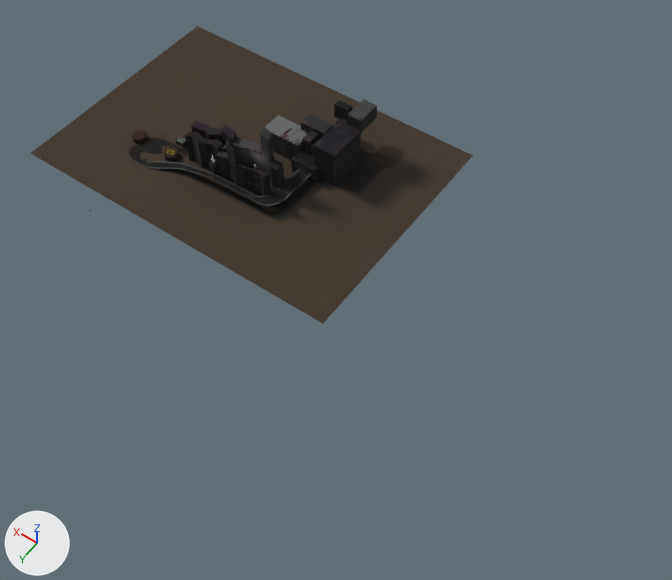
Before and after pictures for a commit that changed the OBJ model Game/media/mesh/circuit/circuit.obj.
Rendered twice from a camera (50 mm lens) standing at (-11256.0, 11412.0, 16157.0) and looking at (-3186.0, 113.0, -1598.0). Every picture has the same lights, and +X, +Y and +Z are marked at lower left. Where no turn or scale is listed for an object, it has been applied to the vertices. Vertices at the same position are counted once.

Script lines for the objects in view, before the commit:
```python
me_edificiosfondo_001_cube_003 = bpy.data.meshes.new('EdificiosFondo.001_Cube.003')
me_edificiosfondo_001_cube_003.from_pydata(...)  # 40 vertices, 60 faces; spans x -1879.0..-873.0, y -3456.0..-1651.0, z -342.0..1013.0
me_edificiosfondo_001_cube_003.materials.append(mat_materialediffondo)
me_pistabordillo_beziercurve_003_cubeziercurve_003 = bpy.data.meshes.new('PistaBordillo_BezierCurve.003_CUBezierCurve.003')
me_pistabordillo_beziercurve_003_cubeziercurve_003.from_pydata(...)  # 1511 vertices, 2681 faces, 1 loose edge; spans x -1328.0..3123.0, y -1536.0..560.0, z -290.0..8.0
me_pistabordillo_beziercurve_003_cubeziercurve_003.materials.append(mat_material_005)  # picture img_pistabaked_png
me_planocarretera_plane = bpy.data.meshes.new('PlanoCarretera_Plane')
me_planocarretera_plane.from_pydata(...)  # 4 vertices, 2 faces; spans x -4094.0..5047.0, y -4566.0..1870.0, z -286.0
me_planocarretera_plane.materials.append(mat_material_001)
# before: 0 (5047.0, 1870.0, -286.0) at pixel (30, 153), 1 (-4094.0, -4566.0, -286.0) at pixel (473, 155), 2 (5047.0, -4566.0, -286.0) at pixel (197, 26), 3 (-4094.0, 1870.0, -286.0) at pixel (323, 323)
ob_edificiosfondo_001_cube_003 = bpy.data.objects.new('EdificiosFondo.001_Cube.003', me_edificiosfondo_001_cube_003)
ob_edificiosfondo_001_cube_003.location = (0.0, 0.0, 0.0)
ob_pistabordillo_beziercurve_003_cubeziercurve_003 = bpy.data.objects.new('PistaBordillo_BezierCurve.003_CUBezierCurve.003', me_pistabordillo_beziercurve_003_cubeziercurve_003)
ob_pistabordillo_beziercurve_003_cubeziercurve_003.location = (0.0, 0.0, 0.0)
ob_planocarretera_plane = bpy.data.objects.new('PlanoCarretera_Plane', me_planocarretera_plane)
ob_planocarretera_plane.location = (0.0, 0.0, 0.0)
# also in view: 'EDIFICIOS_Cube' at (481.0, -649.0, 452.0); 'EdificiosFondo_Cube.043' at (-510.0, -2090.0, 114.0)
```
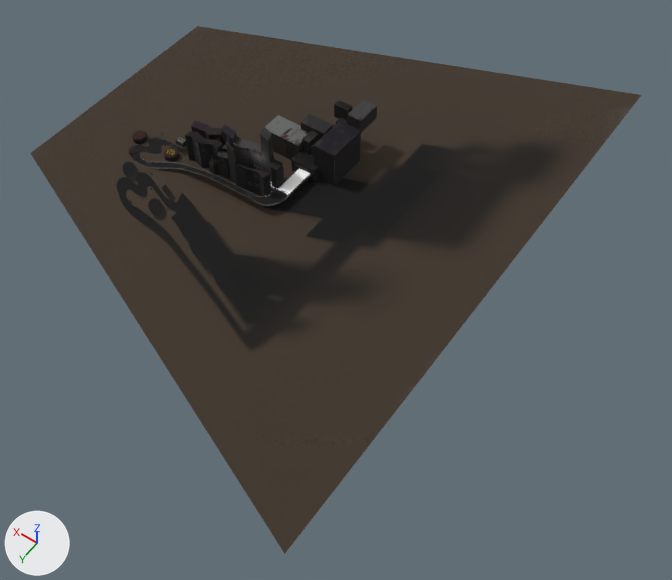
Edits to the bpy script that builds the scene:
```text
Change me_pistabordillo_beziercurve_003_cubeziercurve_003:
    where me_pistabordillo_beziercurve_003_cubeziercurve_003.from_pydata(...)  # 1511 vertices, 2681 faces, 1 loose edge; spans x -1328.0..3123.0, y -1536.0..560.0, z -290.0..8.0
    used by ob_pistabordillo_beziercurve_003_cubeziercurve_003; location = (0.0, 0.0, 0.0)
    me_pistabordillo_beziercurve_003_cubeziercurve_003 part 1: 904 kept faces spanning x -1328.0..2739.0, y -1536.0..560.0, z -290.0..8.0 get new texture (UV) coordinates
Change me_planocarretera_plane:
    used by ob_planocarretera_plane; location = (0.0, 0.0, 0.0)
    verts and faces of me_planocarretera_plane; kept vertices keep their numbers, new ones are numbered from 4
    remove me_planocarretera_plane.from_pydata(...)  # 4 vertices, 2 faces; spans x -4094.0..5047.0, y -4566.0..1870.0, z -286.0
    add me_planocarretera_plane.from_pydata(...)  # 4 vertices, 2 faces; spans x -6585.0..5047.0, y -9183.0..6487.0, z -286.0
    me_planocarretera_plane part 2
    add delete_vertices([1, 3])  # with the faces that use them
    add verts[4] = (-6585.0, 6487.0, -286.0)  # pixel (284, 553)
    add verts[5] = (-6585.0, -9183.0, -286.0)  # pixel (641, 95)
    add faces += [(0, 4, 2), (2, 4, 5)]
```

Where the change shows, as pixel boxes [x1, y1, x2, y2] in the pictures (672 x 580 px):
'PlanoCarretera_Plane', reshaped (38% wider, 78% taller)
    before: [31, 26, 473, 323]
    after: [30, 26, 641, 554]
part 1 of me_pistabordillo_beziercurve_003_cubeziercurve_003, surface changed (black to white)
    both: [270, 168, 310, 195]
